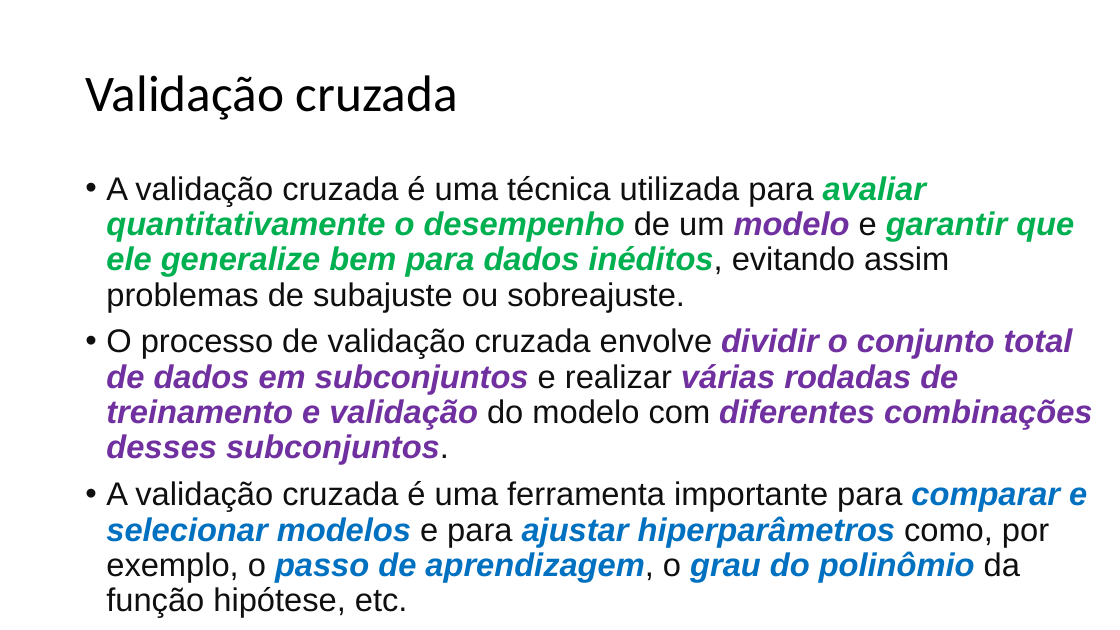
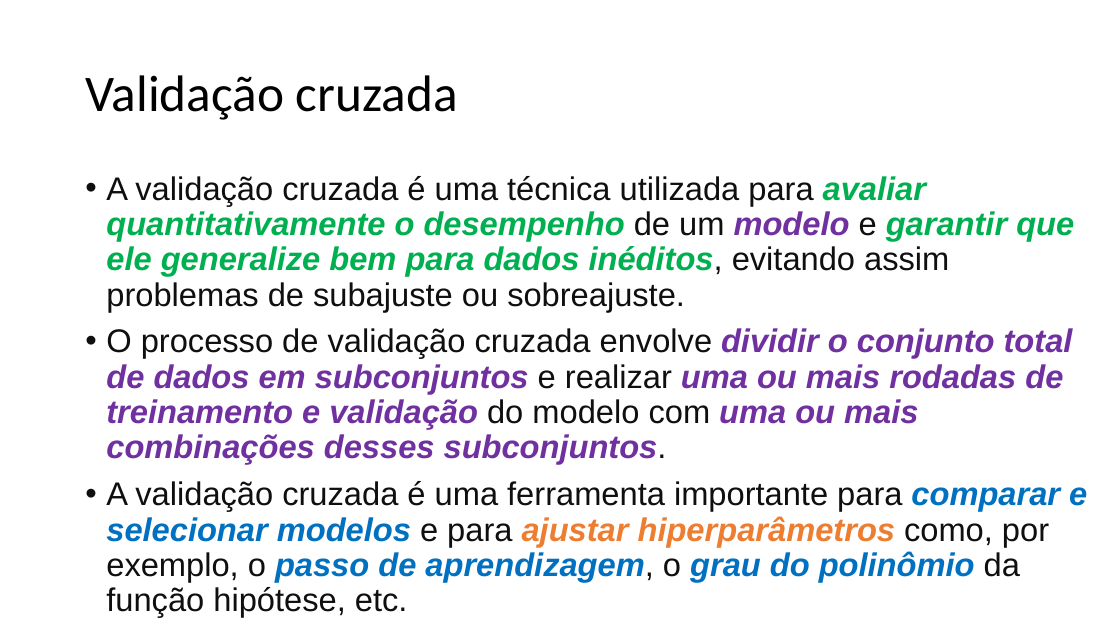
Before and after one commit to zz4fap/t319_aprendizado_de_maquina, a slide deck: slide 3 of slides/T319_Regressão_Linear (Parte V).pptx. Drawn at 1120x630 pixels with LibreOffice and Linux fonts; fonts in the diff are those of the drawing. Boxes give left, top, right and bottom in pixels: in the first picture for what was removed or moved away, otherwise in the second. Text is boxed around its words. In the diff, an @@ line names an element or a change of style, - is before the commit and + after.

Commit message:
update of slides

```diff
--- a/slides/T319_Regressão_Linear (Parte V).pptx
+++ b/slides/T319_Regressão_Linear (Parte V).pptx
@@ text at [106, 328, 1073, 464]: text changed @@
-• O processo de validação cruzada envolve dividir o conjunto total de dados em subconjuntos e realizar várias rodadas de treinamento e validação do modelo com diferentes combinações desses subconjuntos.
+• O processo de validação cruzada envolve dividir o conjunto total de dados em subconjuntos e realizar uma ou mais rodadas de treinamento e validação do modelo com uma ou mais combinações desses subconjuntos.
@@ text at [106, 481, 1087, 617]: text colour #0070C0 to #ED7D31 in "ajustar hiperparâmetros" @@
```
Also in this commit, not shown: 6 other slides changed, 3 other files.
